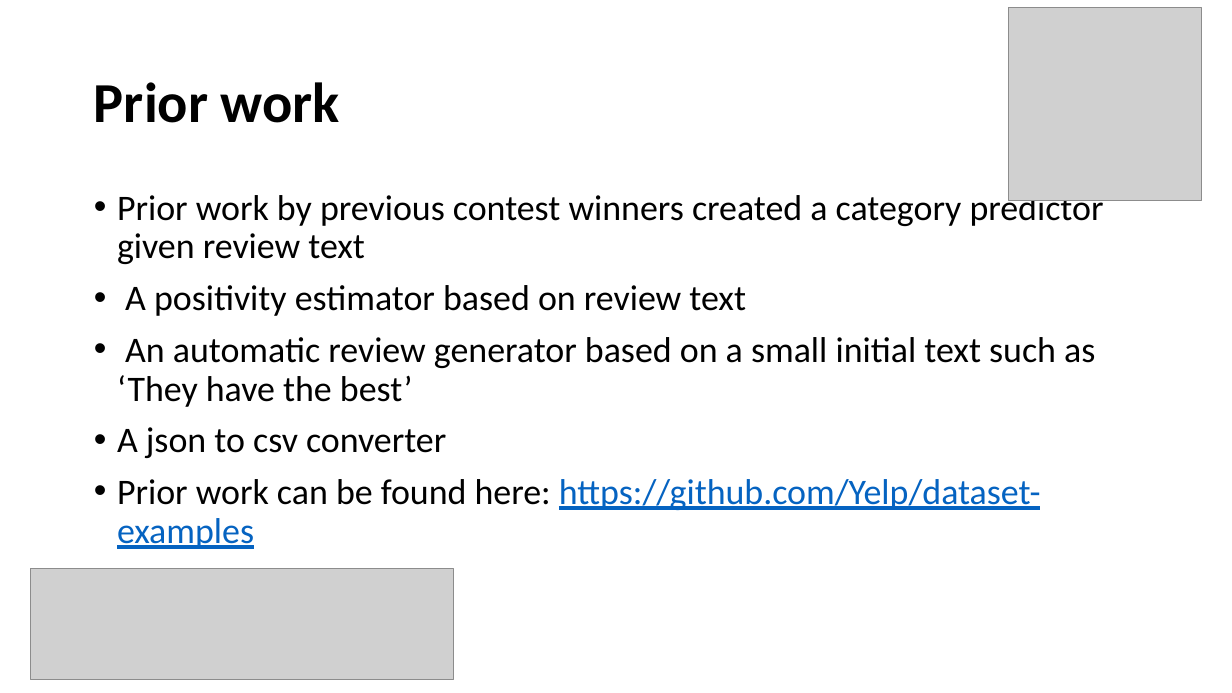
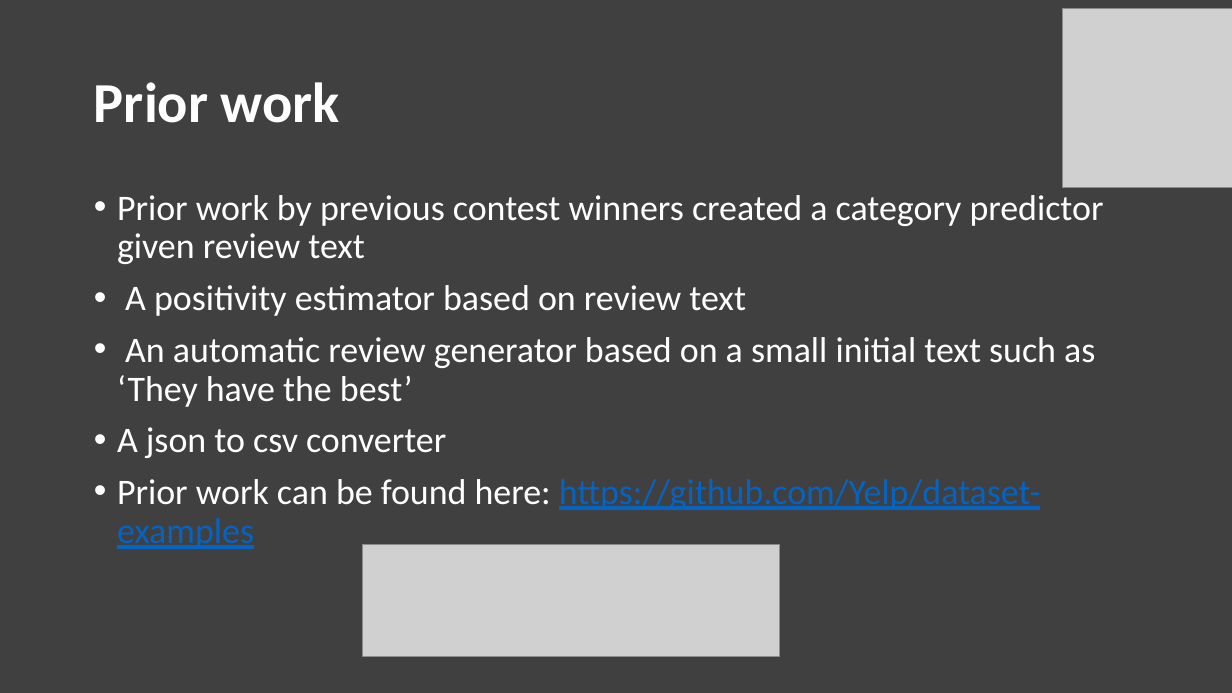
Before and after one commit to Cartercreid/CSPB4502_project_yelp, a slide deck: slide 5 of pp_slides_for_part_1/Exploring the Yelp Dataset.pptx. Drawn at 1232x693 pixels with LibreOffice and Linux fonts; fonts in the diff are those of the drawing; grey boxes stand for pictures. Boxes give left, top, right and bottom in pixels: in the first picture for what was removed or moved away, otherwise in the second. Text is boxed around its words. In the diff, an @@ line names an element or a change of style, - is before the commit and + after.

Commit message:
changed slide bg
changed slide show background from white to gray to make it easier on the eyes.

```diff
--- a/pp_slides_for_part_1/Exploring the Yelp Dataset.pptx
+++ b/pp_slides_for_part_1/Exploring the Yelp Dataset.pptx
@@ background #FFFFFF to #404040 @@
@@ picture resized from (x1=1009, y1=7, x2=1202, y2=200) to (x1=1063, y1=8, x2=1232, y2=189) @@
@@ title "Prior work" at (x1=94, y1=82, x2=340, y2=123): text colour #000000 to #FFFFFF @@
@@ text "Prior work by previous contest ..." at (x1=117, y1=195, x2=1104, y2=549): text colour #000000 to #FFFFFF in "Prior work by previous contest winners created ...", "A positivity estimator based on review text", "An automatic review generator based on a ...", "A json to csv converter" and 1 more places @@
@@ picture removed at (x1=30, y1=569, x2=453, y2=680) @@
@@ picture added at (x1=362, y1=544, x2=780, y2=656) @@
```
Also in this commit, not shown: 6 other slides changed, 1 other file.
